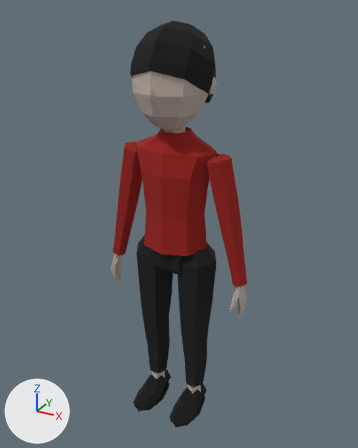
An edit to the glTF model models/boy_lo.glb, drawn before and after from the same camera.
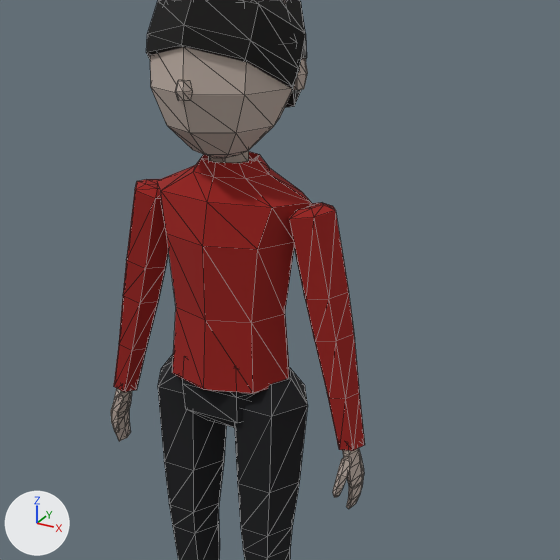
Old and new are each drawn whole from a 50 mm lens placed at (0.703, -1.256, 1.295), pointed at (0.003, 0.016, 0.659) and again close up on the part from 15% to 98% of the width and 10% to 77% of the height. Arrows for +X, +Y and +Z are at lower left; the lights stay in place. The older version's two pictures come first. The close-ups show mesh edges as thin lines. Vertices at exactly the same position are counted once.

In view in the first close-up: 'boy_lo'.
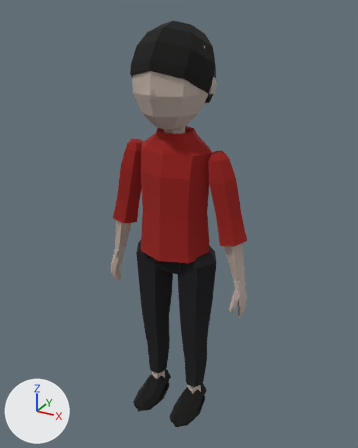
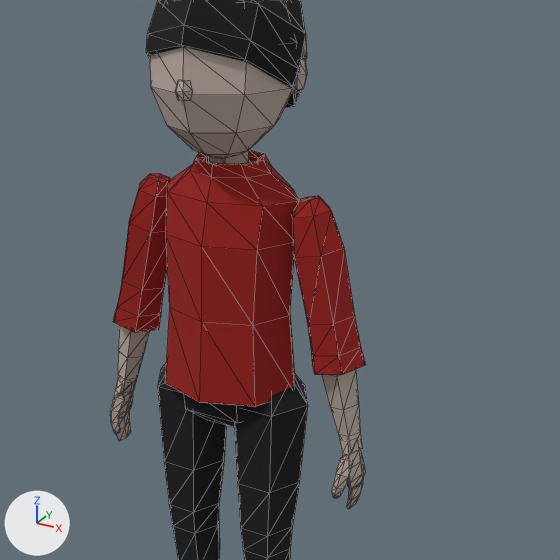
Patch to the scene script:
```diff
--- a/models/boy_lo.glb.py
+++ b/models/boy_lo.glb.py
@@ me_boy_lo @@
 # used by ob_boy_lo; location = (0.0, 0.0, 0.0)
-me_boy_lo.from_pydata(...)  # 829 vertices, 1566 faces; spans x -0.249..0.249, y -0.145..0.131, z -0.025..1.26
+me_boy_lo.from_pydata(...)  # 903 vertices, 1702 faces; spans x -0.248..0.25, y -0.145..0.131, z -0.025..1.26
+# me_boy_lo part 1: the loose piece of 74 vertices spanning x -0.14..0.14, y -0.093..0.093, z 0.592..0.966 is rebuilt with 82 vertices and now spans x -0.122..0.122, y -0.106..0.102, z 0.572..0.966
+# me_boy_lo part 2: the loose piece of 44 vertices spanning x 0.1..0.249, y -0.036..0.037, z 0.507..0.91 is rebuilt with 44 vertices and now spans x 0.107..0.241, y -0.037..0.044, z 0.639..0.92
+# me_boy_lo part 3: the loose piece of 44 vertices spanning x -0.249..-0.1, y -0.036..0.037, z 0.507..0.91 is rebuilt with 44 vertices and now spans x -0.241..-0.107, y -0.037..0.044, z 0.639..0.92
+# me_boy_lo part 4: the loose piece of 26 vertices spanning x 0.214..0.236, y -0.05..-0.012, z 0.434..0.501 is rebuilt with 26 vertices and now spans x 0.212..0.238, y -0.052..-0.01, z 0.432..0.504
+# me_boy_lo part 5: the loose piece of 26 vertices spanning x -0.236..-0.214, y -0.05..-0.012, z 0.434..0.501 is rebuilt with 26 vertices and now spans x -0.238..-0.212, y -0.052..-0.01, z 0.432..0.504
+# me_boy_lo part 6: a new loose piece of 32 vertices spanning x 0.156..0.244, y -0.028..0.034, z 0.502..0.735, in mat_skin (grey #bdada3)
+# me_boy_lo part 7: a new loose piece of 32 vertices spanning x -0.241..-0.151, y -0.028..0.034, z 0.501..0.734, in mat_skin (grey #bdada3)
+# me_boy_lo part 8
+# 56 vertices are removed from x -0.247..0.247, y -0.031..0.025, z 0.441..0.529
+# 136 faces are deleted
+# 58 vertices are added at x -0.248..0.25, y -0.034..0.028, z 0.441..0.529
+# 136 new faces join them, mat_skin (grey #bdada3)
 me_boy_lo.materials.append(mat_shirt)
```

Changed parts and their boxes [x1, y1, x2, y2] in the close-ups (560 x 560 px; the box of a moved part takes in the faces that stretch with it):
'boy_lo', reshaped
    before: [111, 0, 365, 560]
    after: [110, 0, 365, 560]
part 1 of me_boy_lo, rebuilt (14% narrower, 6% taller)
    before: [157, 152, 311, 394]
    after: [165, 150, 298, 407]
part 2 of me_boy_lo, rebuilt (28% shorter)
    before: [289, 202, 365, 451]
    after: [292, 196, 365, 375]
part 3 of me_boy_lo, rebuilt (25% shorter)
    before: [114, 179, 169, 392]
    after: [113, 173, 170, 333]
part 4 of me_boy_lo, rebuilt (15% wider)
    before: [333, 456, 352, 497]
    after: [331, 456, 353, 498]
part 5 of me_boy_lo, rebuilt (15% wider)
    before: [111, 395, 123, 433]
    after: [110, 395, 124, 434]
part 6 of me_boy_lo, added
    after: [322, 369, 362, 450]
part 7 of me_boy_lo, added
    after: [117, 326, 149, 392]
part 8 of me_boy_lo, moved or reshaped
    before: [114, 388, 364, 497]
    after: [113, 378, 365, 497]
